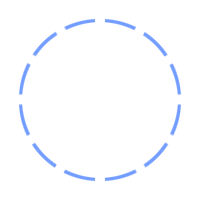
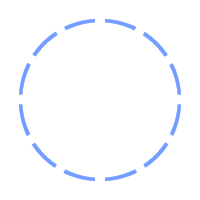
Revision of a layered 200x200 image; what changed, layer by layer:
added layer "图层 2" above "图层 1" over [19, 19, 181, 181]
